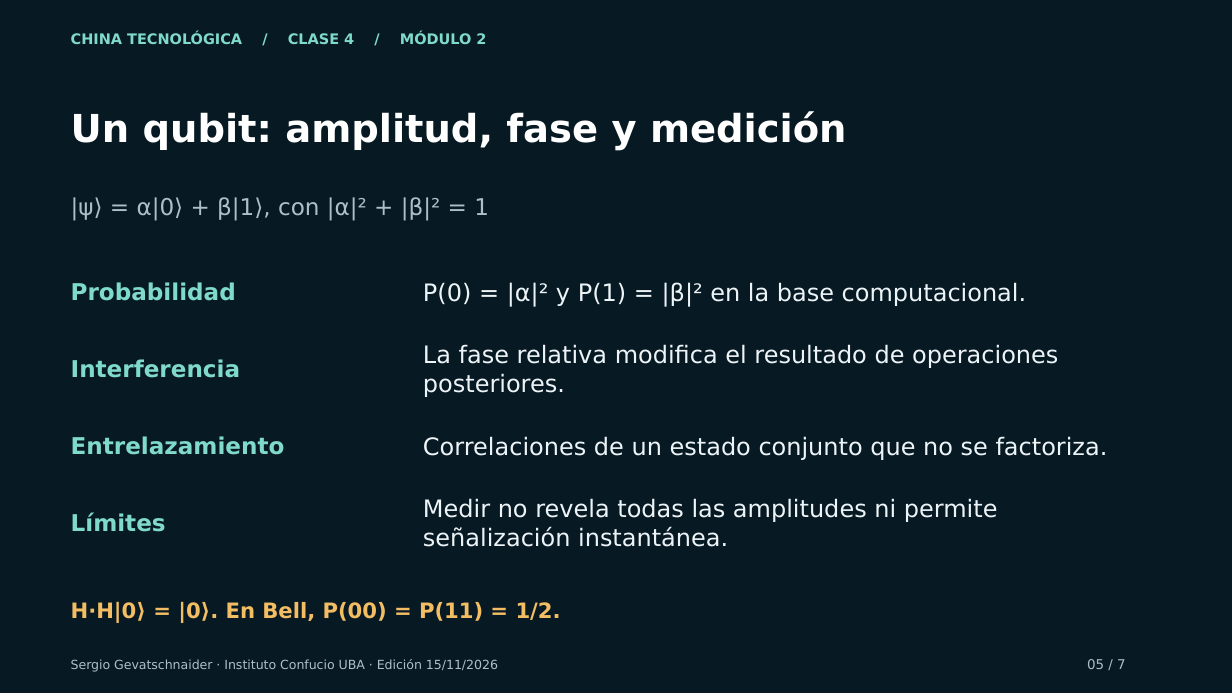
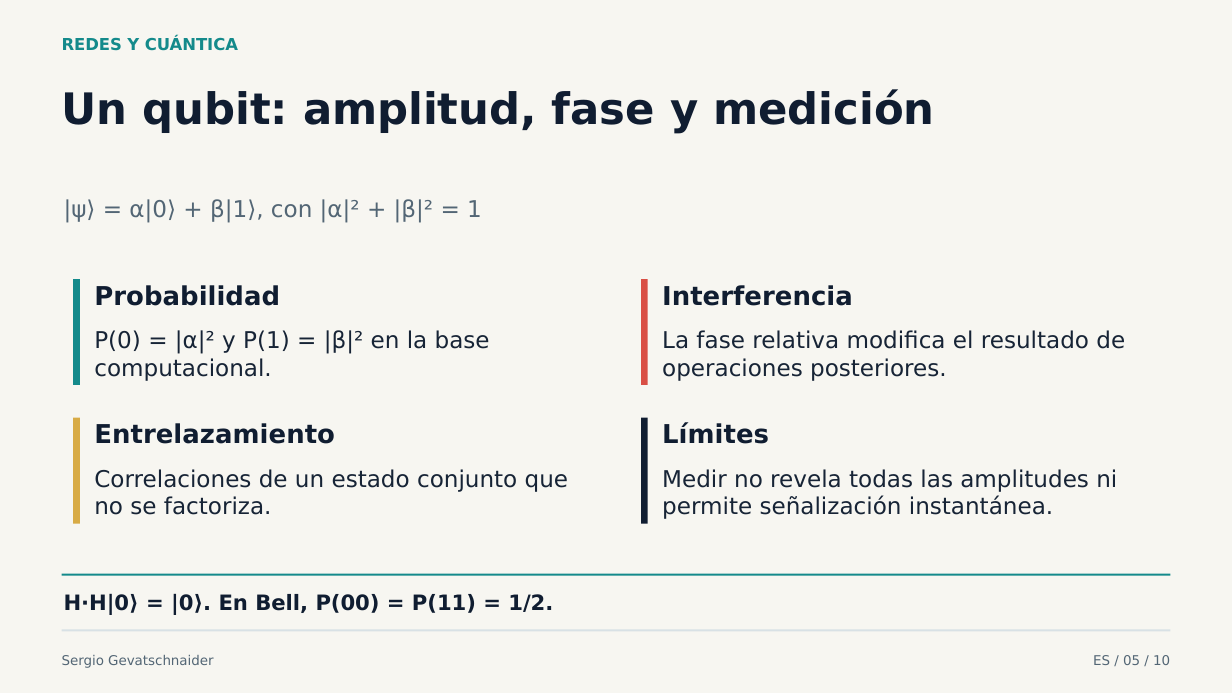
Before and after one commit to sgevatschnaider/Inteligencia-Artificial-y-Rob-tica-en-China, a slide deck: slide 5 of materiales/clase-4/ppt-2/presentacion.pptx. Drawn at 1232x693 pixels with LibreOffice and Linux fonts; fonts in the diff are those of the drawing. Boxes give left, top, right and bottom in pixels: in the first picture for what was removed or moved away, otherwise in the second. Text is boxed around its words. In the diff, an @@ line names an element or a change of style, - is before the commit and + after.

Commit message:
Redesign Class 4 module 2 with bilingual quantum circuits, algorithms and network evidence

```diff
--- a/materiales/clase-4/ppt-2/presentacion.pptx
+++ b/materiales/clase-4/ppt-2/presentacion.pptx
@@ background #071923 to #F7F6F1 @@
@@ text added at [62, 36, 238, 51], 12.8 pt, text #148A8B, bold @@
+REDES Y CUÁNTICA
@@ text removed at [71, 32, 486, 44] @@
-CHINA TECNOLÓGICA / CLASE 4 / MÓDULO 2
@@ text "Un qubit: amplitud, fase y ..." at [62, 89, 934, 133]: size 30 to 33.8 pt, text colour #FFFFFF to #101D31; vertical alignment middle to top @@
@@ text "|ψ⟩ = α|0⟩ + β|1⟩, ...": place and size @@
-text "|ψ⟩ = α|0⟩ + β|1⟩, ..." at [71, 197, 489, 221]
+text "|ψ⟩ = α|0⟩ + β|1⟩, ..." at [64, 199, 482, 223]
@@ text "|ψ⟩ = α|0⟩ + β|1⟩, ..." at [64, 199, 482, 223]: text colour #AAC0CB to #536675; vertical alignment middle to top @@
@@ rectangle added at [73, 279, 79, 385], fill #148A8B @@
@@ text "Probabilidad": place and size @@
-text "Probabilidad" at [71, 282, 236, 301]
+text "Probabilidad" at [94, 285, 280, 306]
@@ rectangle added at [641, 279, 648, 385], fill #D94F45 @@
@@ text "Interferencia": place and size @@
-text "Interferencia" at [71, 359, 240, 378]
+text "Interferencia" at [662, 285, 853, 306]
@@ size 18.8 to 18 pt, text colour #EDF4F7 to #172436; vertical alignment middle to top in 4 elements at [662, 330, 1125, 381], [662, 469, 1117, 519], [94, 469, 568, 515], [94, 330, 490, 381] @@
@@ text "P(0) = |α|² y P(1) ...": place and size @@
-text "P(0) = |α|² y P(1) ..." at [423, 282, 1027, 307]
+text "P(0) = |α|² y P(1) ..." at [94, 330, 490, 381]
@@ text "La fase relativa modifica el ...": place and size @@
-text "La fase relativa modifica el ..." at [423, 344, 1058, 397]
+text "La fase relativa modifica el ..." at [662, 330, 1125, 381]
@@ rectangle added at [73, 418, 79, 524], fill #D8AB45 @@
@@ text "Entrelazamiento": place and size @@
-text "Entrelazamiento" at [71, 436, 285, 455]
+text "Entrelazamiento" at [94, 423, 335, 444]
@@ rectangle added at [641, 418, 648, 524], fill #101D31 @@
@@ size 18 to 20.2 pt, text colour #80DACA to #101D31; vertical alignment middle to top in 4 elements at [94, 423, 335, 444], [94, 285, 280, 306], [662, 285, 853, 306], [662, 423, 769, 444] @@
@@ text "Límites": place and size @@
-text "Límites" at [71, 512, 166, 532]
+text "Límites" at [662, 423, 769, 444]
@@ text "Correlaciones de un estado conjunto ...": place and size @@
-text "Correlaciones de un estado conjunto ..." at [423, 436, 1108, 460]
+text "Correlaciones de un estado conjunto ..." at [94, 469, 568, 515]
@@ text "Medir no revela todas las ...": place and size @@
-text "Medir no revela todas las ..." at [423, 498, 998, 547]
+text "Medir no revela todas las ..." at [662, 469, 1117, 519]
@@ rectangle added at [62, 574, 1171, 576], fill #148A8B @@
@@ text "H·H|0⟩ = |0⟩. En Bell, ...": place and size @@
-text "H·H|0⟩ = |0⟩. En Bell, ..." at [71, 602, 561, 623]
+text "H·H|0⟩ = |0⟩. En Bell, ..." at [64, 594, 553, 615]
@@ text "H·H|0⟩ = |0⟩. En Bell, ..." at [64, 594, 553, 615]: text colour #F3BD63 to #101D31; vertical alignment middle to top @@
@@ rectangle added at [62, 629, 1171, 631], fill #D8E1E5 @@
@@ text added at [62, 655, 213, 668], 10.5 pt, text #536675 @@
+Sergio Gevatschnaider
@@ text removed at [71, 659, 498, 672] @@
-Sergio Gevatschnaider · Instituto Confucio UBA · Edición 15/11/2026
@@ text removed at [1087, 659, 1126, 669] @@
-05 / 7
@@ text added at [1093, 655, 1170, 665], 10.5 pt, text #536675 @@
+ES / 05 / 10
```
Also in this commit, not shown: 5 other slides changed, 4 slides added, 1 slide removed, 37 other files.
